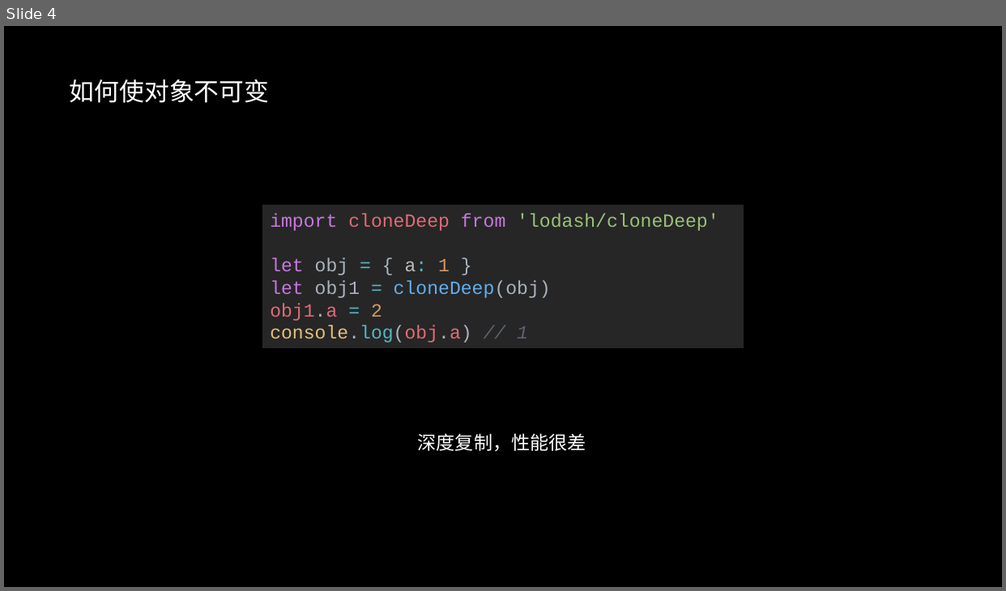
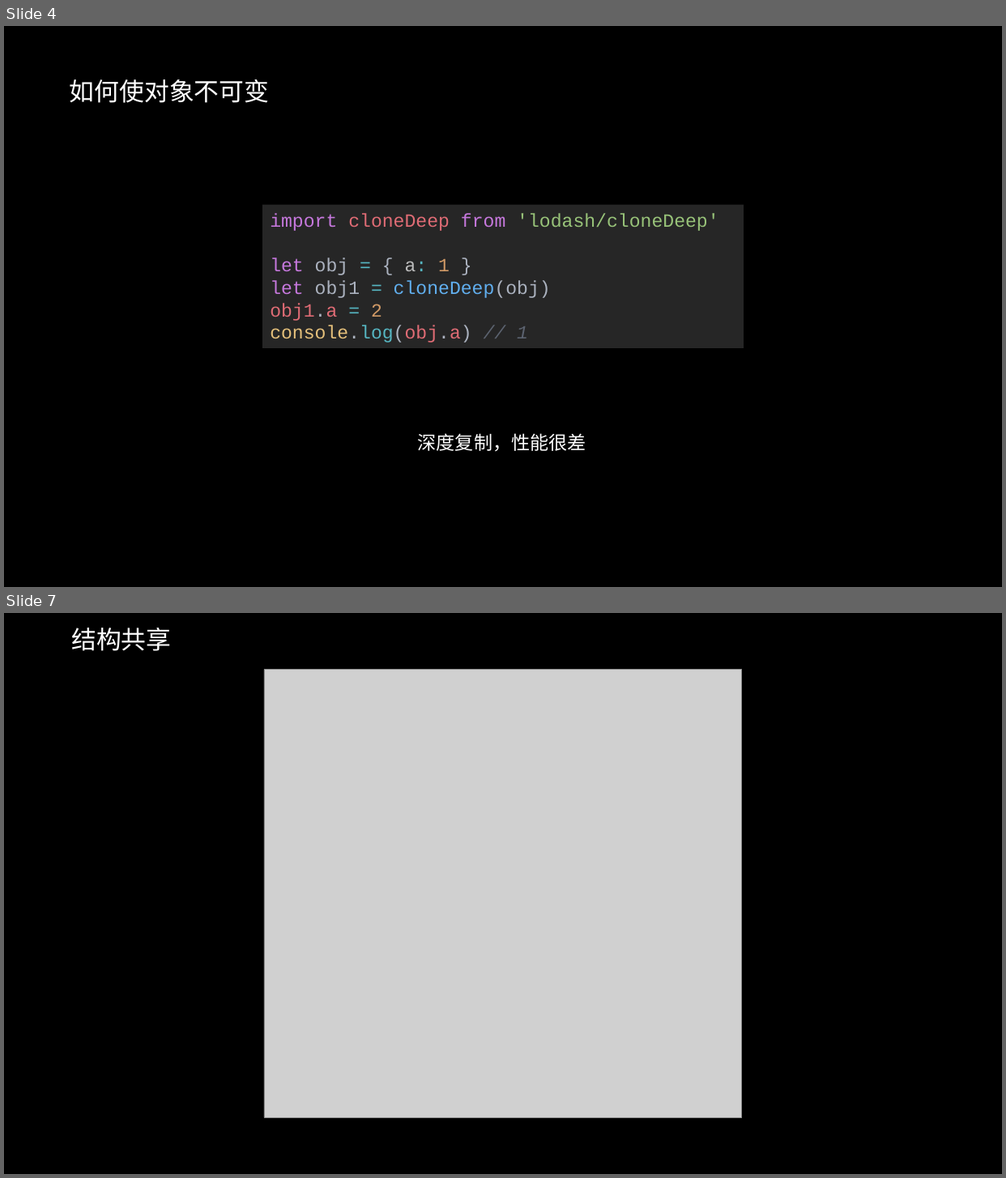
Before and after one commit to xfields/immutable-tutorial, a slide deck: docs/immutablejs_谢飞.pptx. Shown one above the other, each under a label of ours: slide 4 before the commit, slides 4 and 7 after it; the slides between them are not shown. The pictures are 1006x591 and 1006x1178 pixels, drawn with LibreOffice and Linux fonts; fonts in the diff are those of the drawing; grey boxes stand for pictures. Boxes give left, top, right and bottom in pixels: in the first picture for what was removed or moved away, otherwise in the second. Text is boxed around its words. In the diff, an @@ line names an element or a change of style, - is before the commit and + after.

```diff
--- a/docs/immutablejs_谢飞.pptx
+++ b/docs/immutablejs_谢飞.pptx
@@ slide 7 added at bbox=[4, 613, 1002, 1174], background #000000 @@
@@ text added at bbox=[71, 628, 171, 651], 24 pt, text #FFFFFF @@
+结构共享
@@ picture added at bbox=[264, 670, 742, 1118] @@
```
Also in this commit, not shown: 3 slides changed, 11 other slides added, 1 slide removed, 6 other files.
